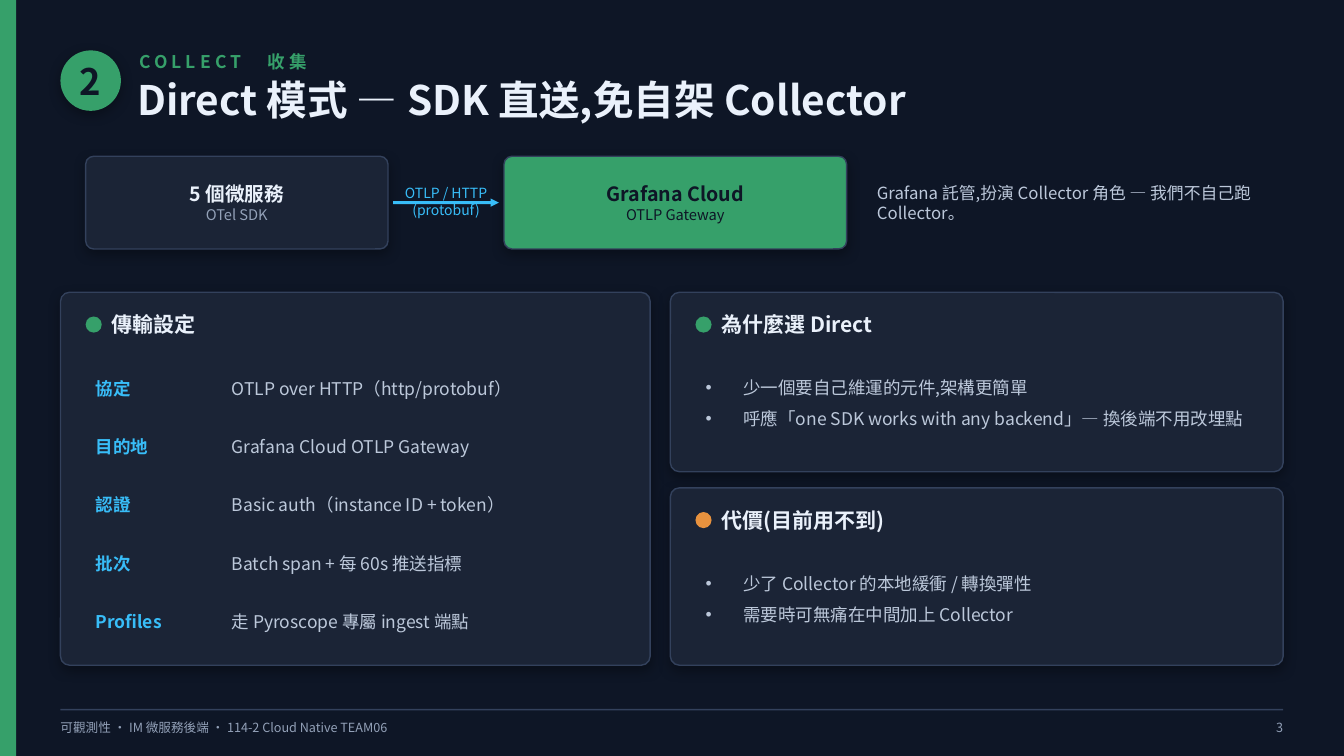
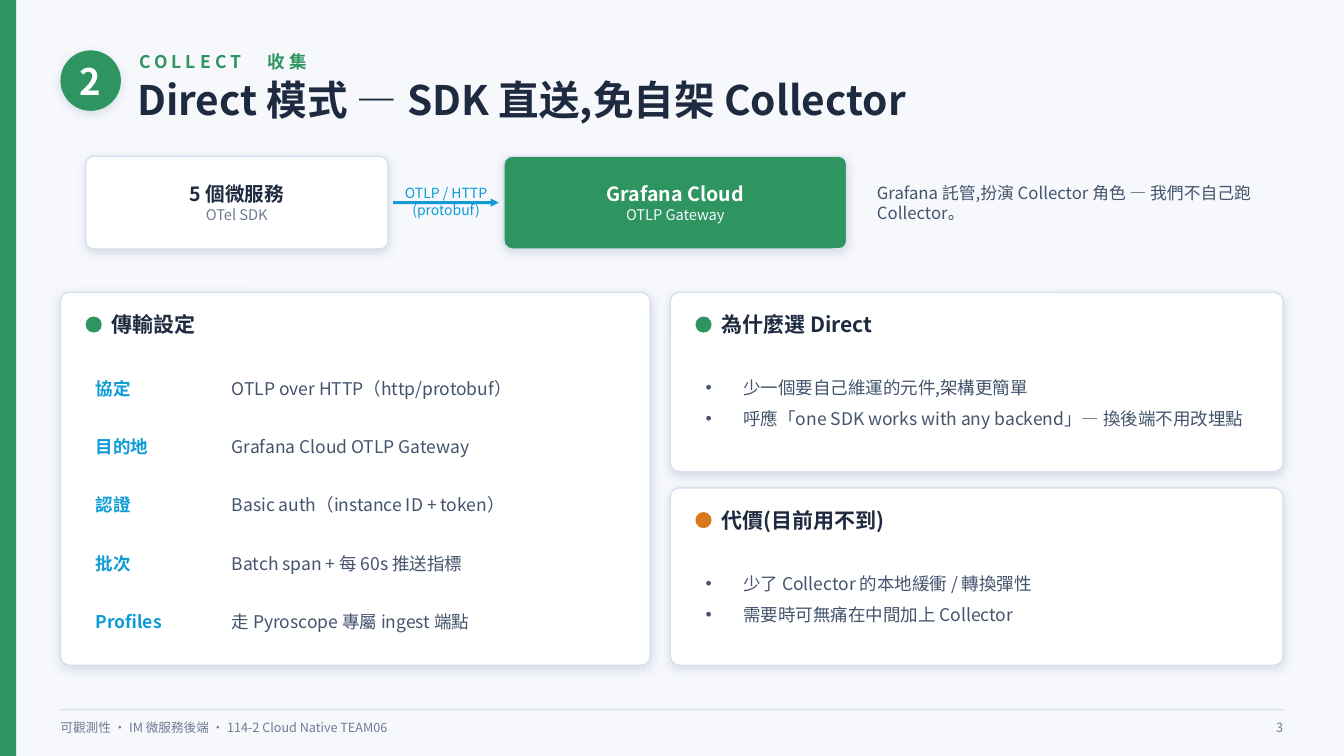
Before and after one commit to 114-2-Cloud-Native-TEAM06/backend-sketch, a slide deck: slide 3 of ops/observability/observability.pptx. Drawn at 1344x756 pixels with LibreOffice and Linux fonts; fonts in the diff are those of the drawing. Boxes give left, top, right and bottom in pixels: in the first picture for what was removed or moved away, otherwise in the second. Text is boxed around its words. In the diff, an @@ line names an element or a change of style, - is before the commit and + after.

Commit message:
docs(observability): switch presentation deck to light theme
Repalette the 7-slide deck to a light/white scheme (dark text on white cards,
colored header bands kept). Re-verified all slides via PowerPoint export.

```diff
--- a/ops/observability/observability.pptx
+++ b/ops/observability/observability.pptx
@@ background #0E1626 to #F6F8FC @@
@@ text "2" at bbox=[80, 67, 101, 95]: text colour #0E1626 to #FFFFFF @@
@@ ellipse at bbox=[60, 50, 121, 111]: fill #36A06A to #2E9460; shadow changed @@
@@ text "COLLECT 收集" at bbox=[139, 53, 306, 70]: text colour #36A06A to #2E9460 @@
@@ text "5 個微服務" at bbox=[189, 181, 284, 220]: text colour #EAF1FB to #1E2A40 in "5 個微服務"; text colour #93A1B8 to #6E7C93 in "OTel SDK" @@
@@ rounded rectangle at bbox=[504, 156, 847, 249]: fill #36A06A to #2E9460; outline #33415C 1 pt to #D7E0EE 1 pt; shadow changed @@
@@ text "Grafana Cloud" at bbox=[607, 185, 743, 224]: text colour #0E1626 to #FFFFFF in "Grafana Cloud"; text colour #0E1626 to #F6F8FC in "OTLP Gateway" @@
@@ arrow (393, 203) - (499, 203): stroke #38BDF8 2 pt to #0E9BD6 2 pt @@
@@ fill #36A06A to #2E9460 in 3 elements at bbox=[0, 0, 16, 756], bbox=[86, 317, 102, 333], bbox=[696, 317, 712, 333] @@
@@ fill #1B2436 to #FFFFFF; outline #33415C 1 pt to #D7E0EE 1 pt; shadow changed in 4 elements at bbox=[86, 156, 388, 249], bbox=[60, 292, 650, 665], bbox=[670, 292, 1284, 472], bbox=[670, 488, 1284, 665] @@
@@ text colour #EAF1FB to #1E2A40 in 4 elements at bbox=[137, 80, 906, 124], bbox=[112, 312, 196, 338], bbox=[722, 314, 872, 334], bbox=[722, 510, 885, 532] @@
@@ ellipse at bbox=[696, 512, 712, 528]: fill #E8923E to #D9791C @@
@@ text colour #BCC8DA to #44546D in 8 elements at bbox=[877, 185, 1251, 220], bbox=[232, 380, 511, 399], bbox=[232, 439, 469, 457], bbox=[232, 496, 505, 513], bbox=[232, 555, 462, 574], bbox=[232, 613, 469, 633], bbox=[743, 379, 1243, 429], bbox=[743, 575, 1032, 623] @@
@@ text colour #38BDF8 to #0E9BD6 in 6 elements at bbox=[405, 187, 487, 218], bbox=[96, 380, 131, 397], bbox=[96, 438, 148, 455], bbox=[96, 494, 131, 517], bbox=[96, 555, 131, 572], bbox=[96, 613, 162, 629] @@
@@ text "可觀測性 · IM 微服務後端 · ..." at bbox=[60, 721, 387, 733]: text colour #93A1B8 to #6E7C93 @@
@@ line (60, 710) - (1284, 710): stroke #33415C 1 pt to #D7E0EE 1 pt @@
@@ text "3" at bbox=[1276, 722, 1283, 732]: text colour #93A1B8 to #6E7C93 @@
```
Also in this commit, not shown: 6 other slides changed.
